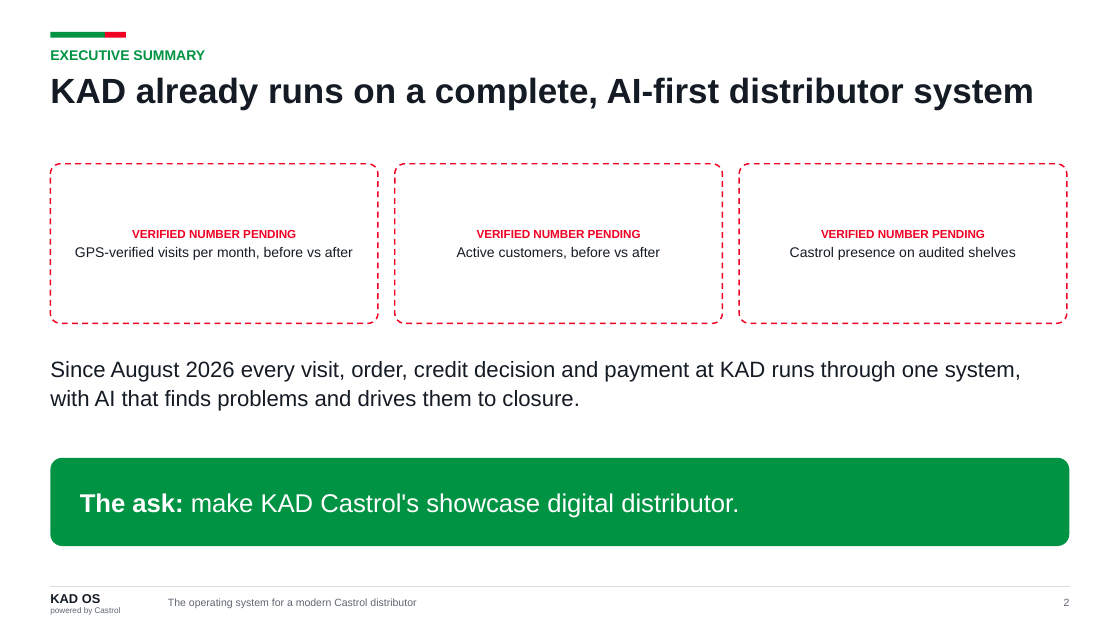
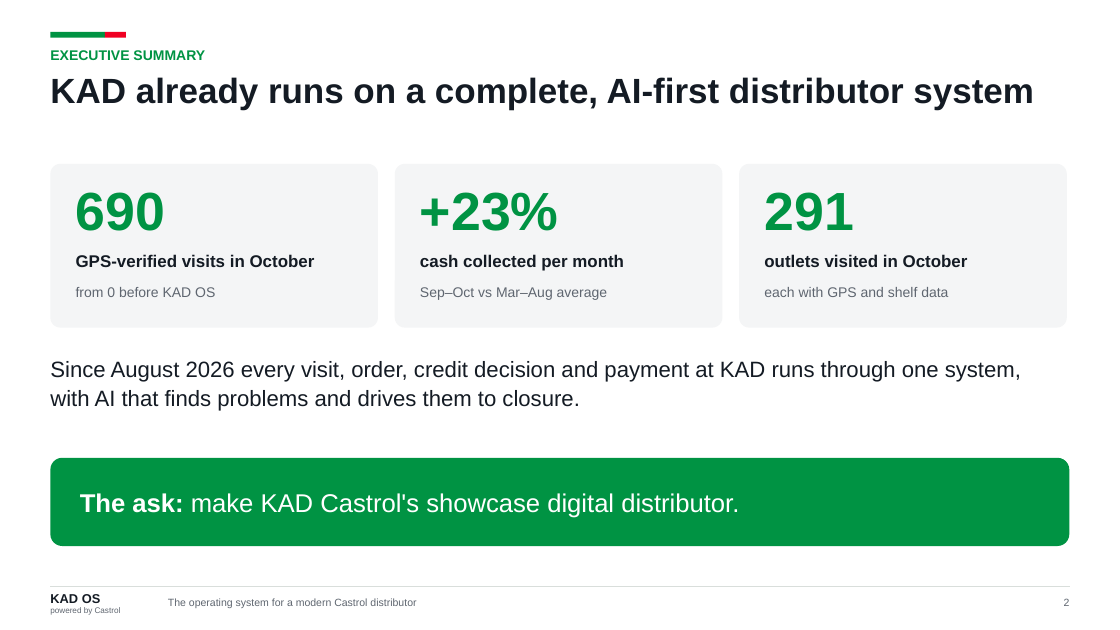
Before and after one commit to kdavtian/SalesManagerVisits, a slide deck: slide 2 of docs/castrol-global/KAD_OS_Castrol_Global.pptx. Drawn at 1120x630 pixels with LibreOffice and Linux fonts; fonts in the diff are those of the drawing. Boxes give left, top, right and bottom in pixels: in the first picture for what was removed or moved away, otherwise in the second. Text is boxed around its words. In the diff, an @@ line names an element or a change of style, - is before the commit and + after.

```diff
--- a/docs/castrol-global/KAD_OS_Castrol_Global.pptx
+++ b/docs/castrol-global/KAD_OS_Castrol_Global.pptx
@@ rounded rectangle: place and size @@
-rounded rectangle at <box>50,164,378,323</box>
+rounded rectangle at <box>50,164,378,328</box>
@@ rounded rectangle: place and size @@
-rounded rectangle at <box>395,164,723,323</box>
+rounded rectangle at <box>395,164,723,328</box>
@@ fill #FFFFFF to #F4F5F6; outline #F00023 1.25 pt dashed to none; proportions changed in 3 elements at <box>50,164,378,328</box>, <box>395,164,723,328</box>, <box>739,164,1067,328</box> @@
@@ rounded rectangle: place and size @@
-rounded rectangle at <box>739,164,1067,323</box>
+rounded rectangle at <box>739,164,1067,328</box>
@@ text added at <box>76,192,165,231</box>, 46 pt, text #009343, bold @@
+690
@@ text added at <box>420,192,559,231</box>, 46 pt, text #009343, bold @@
++23%
@@ text added at <box>764,192,853,231</box>, 46 pt, text #009343, bold @@
+291
@@ text removed at <box>457,230,660,259</box> @@
-VERIFIED NUMBER PENDING
-Active customers, before vs after
@@ text removed at <box>790,230,1015,260</box> @@
-VERIFIED NUMBER PENDING
-Castrol presence on audited shelves
@@ text at <box>76,254,315,267</box>: text changed; size 12 to 14.5 pt; bold on @@
-VERIFIED NUMBER PENDING
-GPS-verified visits per month, before vs after
+GPS-verified visits in October
@@ text "GPS-verified visits in October" at <box>76,254,315,267</box>: vertical alignment middle to top @@
@@ text added at <box>420,254,624,271</box>, 14.5 pt, text #141B24, bold @@
+cash collected per month
@@ text added at <box>764,254,968,267</box>, 14.5 pt, text #141B24, bold @@
+outlets visited in October
@@ text added at <box>76,287,215,297</box>, 12 pt, text #5F6670 @@
+from 0 before KAD OS
@@ text added at <box>420,287,608,300</box>, 12 pt, text #5F6670 @@
+Sep–Oct vs Mar–Aug average
@@ text added at <box>764,287,948,297</box>, 12 pt, text #5F6670 @@
+each with GPS and shelf data
```
Also in this commit, not shown: 1 other slide changed, 1 slide added, 1 slide removed, 6 other files.
